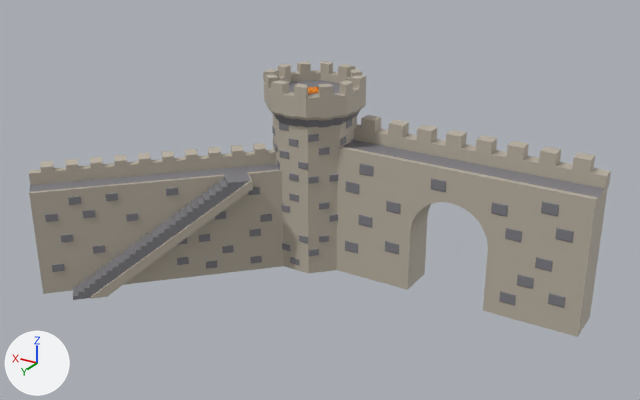
The FBX model Magical_Forest/Assets/Terrain/Castle/castleTower.fbx: old version first, new version second.
Camera for both pictures: a 50 mm lens placed at (-10.72, -1.51, 10.89), pointed at (-0.78, -18.08, 2.6). The lights are fixed; the arrows at lower left show +X, +Y and +Z. Where no turn or scale is listed for an object, it has been applied to the vertices.

The scene before the commit, as lines of its bpy script (objects in view):
```python
me_cube_002 = bpy.data.meshes.new('Cube.002')
me_cube_002.from_pydata(...)  # 1140 vertices, 1089 faces; spans x -5.4..1.1, y -0.6..0.52, z -1.1..2.9
me_cube_002.materials.append(mat_material_001)  # picture img_da1ecea7517e5822e1288810f2627acd_jpg
me_cube_012 = bpy.data.meshes.new('Cube.012')
me_cube_012.from_pydata(...)  # 2577 vertices, 2550 faces; spans x -0.08..4.77, y -0.11..4.75, z -0.36..2.86
me_cube_012.materials.append(mat_material_001)  # picture img_da1ecea7517e5822e1288810f2627acd_jpg
me_plane_010 = bpy.data.meshes.new('Plane.010')
me_plane_010.from_pydata(...)  # 1789 vertices, 1775 faces; spans x -1.2..1.2, y -1.2..1.2, z 0.0..5.05
me_plane_010.materials.append(mat_material_001)  # picture img_da1ecea7517e5822e1288810f2627acd_jpg
ob_cube_003 = bpy.data.objects.new('Cube.003', me_cube_012)
ob_cube_003.location = (0.96, -19.39, 0.36)
ob_cube_008 = bpy.data.objects.new('Cube.008', me_cube_002)
ob_cube_008.location = (-1.4, -20.0, 1.1)
ob_plane_003 = bpy.data.objects.new('Plane.003', me_plane_010)
ob_plane_003.location = (0.51, -19.96, 0.0)
```
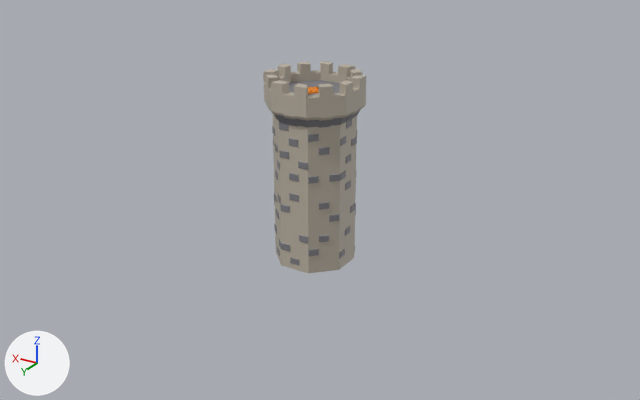
What changed in the scene script:
```text
Remove ob_cube_008:
    ob_cube_008 = bpy.data.objects.new('Cube.008', me_cube_002)
    ob_cube_008.location = (-1.4, -20.0, 1.1)
Remove ob_cube_003:
    ob_cube_003 = bpy.data.objects.new('Cube.003', me_cube_012)
    ob_cube_003.location = (0.96, -19.39, 0.36)
```

Where the change shows, as pixel boxes (x1, y1, x2, y2) in the pictures (640 x 400 px):
'Cube.008', deleted
    before: (337, 115, 611, 337)
'Cube.003', deleted
    before: (29, 143, 284, 300)
